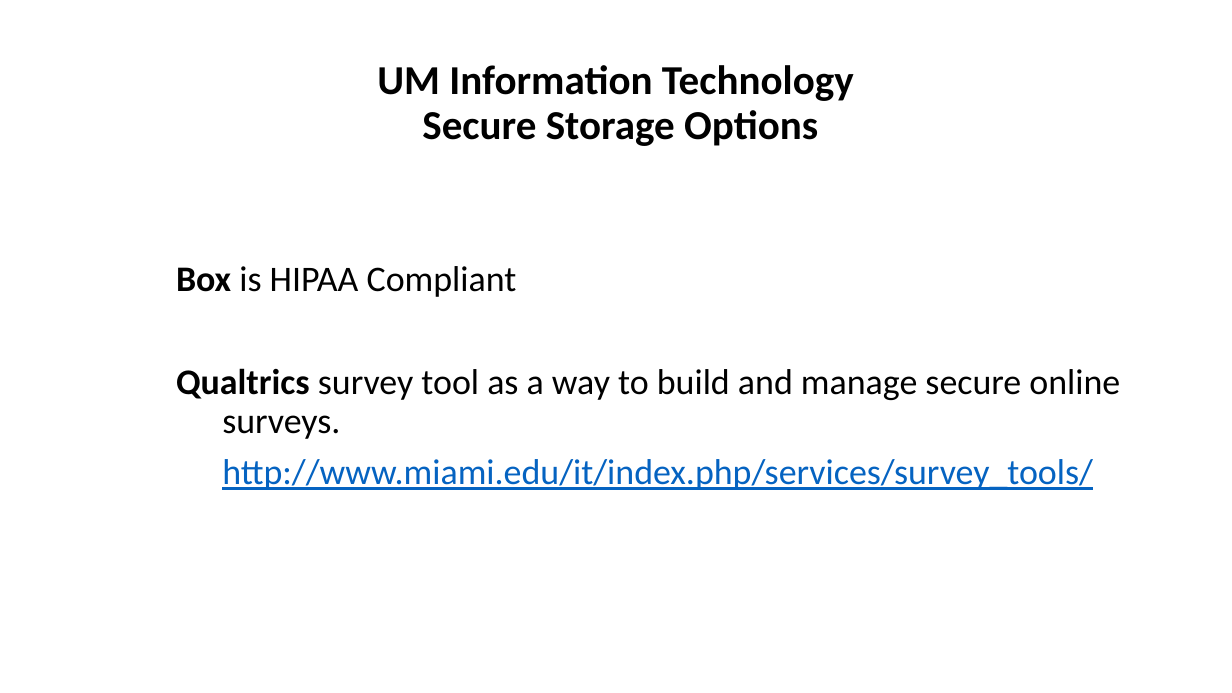
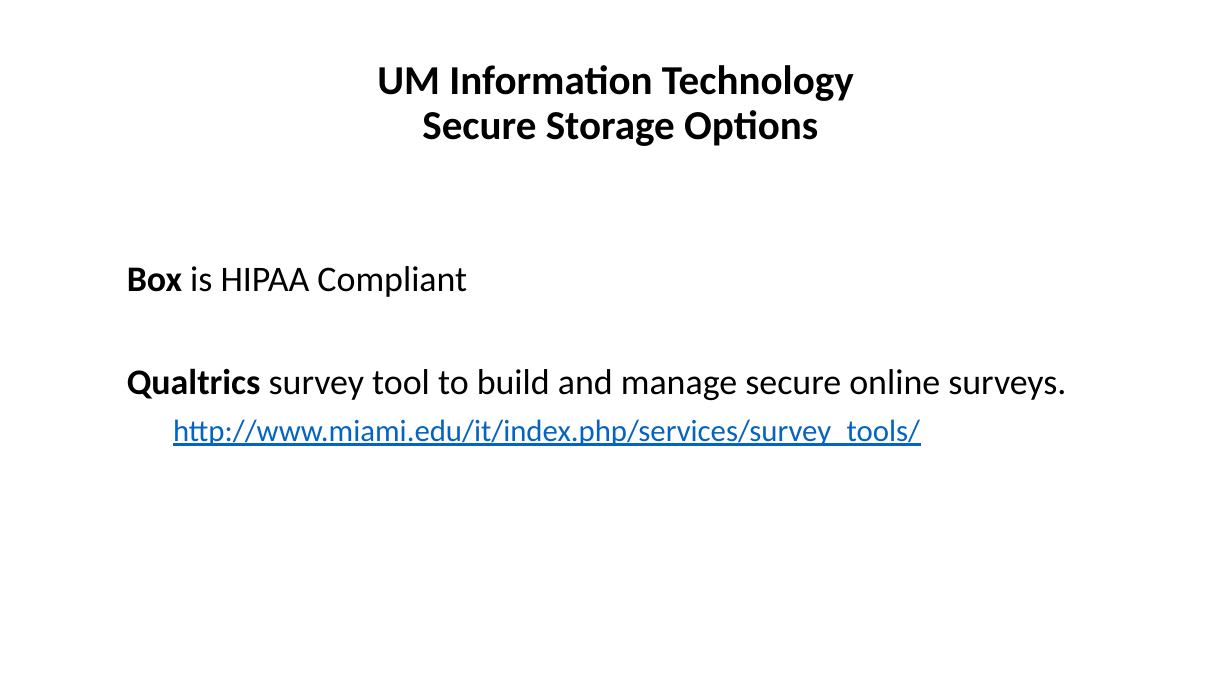
Before and after one commit to tibbben/teaching.data.literacy, a slide deck: slide 10 of UM_DataManagementClass/Lessons/05/05_SecondMeeting.pptx (slide 5 before the commit). Drawn at 1232x693 pixels with LibreOffice and Linux fonts; fonts in the diff are those of the drawing. Boxes give left, top, right and bottom in pixels: in the first picture for what was removed or moved away, otherwise in the second. Text is boxed around its words. In the diff, an @@ line names an element or a change of style, - is before the commit and + after.

```diff
--- a/UM_DataManagementClass/Lessons/05/05_SecondMeeting.pptx
+++ b/UM_DataManagementClass/Lessons/05/05_SecondMeeting.pptx
@@ text "Box is HIPAA Compliant": place and size @@
-text "Box is HIPAA Compliant" at (176, 266, 1120, 490)
+text "Box is HIPAA Compliant" at (127, 266, 1066, 446)
@@ text at (127, 368, 1066, 400): text changed @@
-Qualtrics survey tool as a way to build and manage secure online surveys.
+Qualtrics survey tool to build and manage secure online surveys.
@@ text at (173, 419, 920, 446): size 28 to 24 pt in "http://www.miami.edu/it/index.php/services/survey_tools/" @@
```
Also in this commit, not shown: 12 other slides changed, 3 slides added, 3 slides removed, 1 other file.
